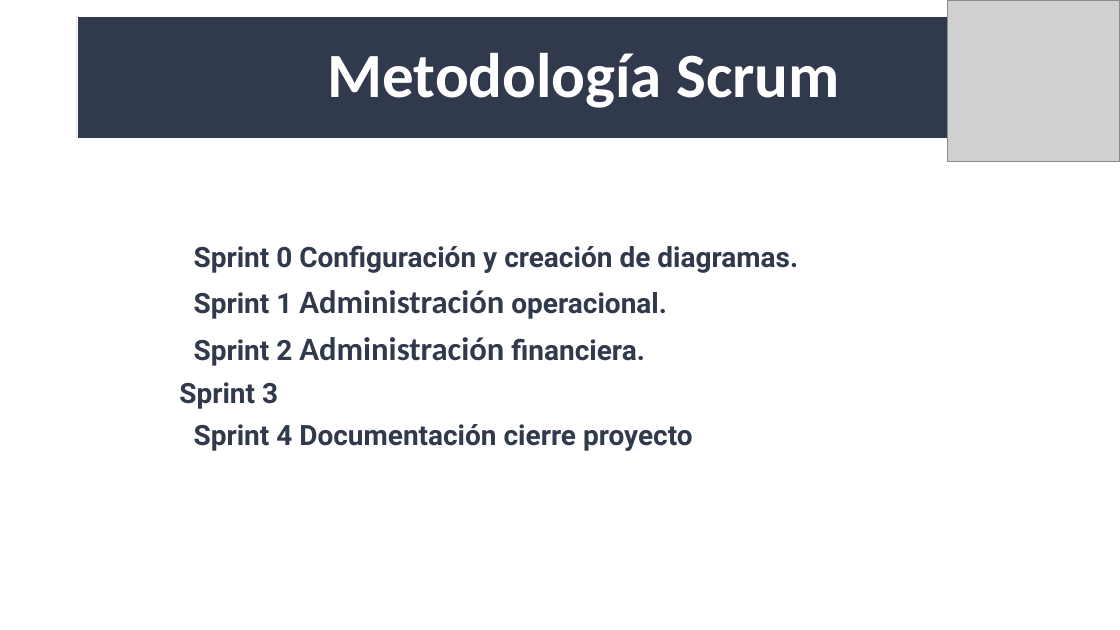
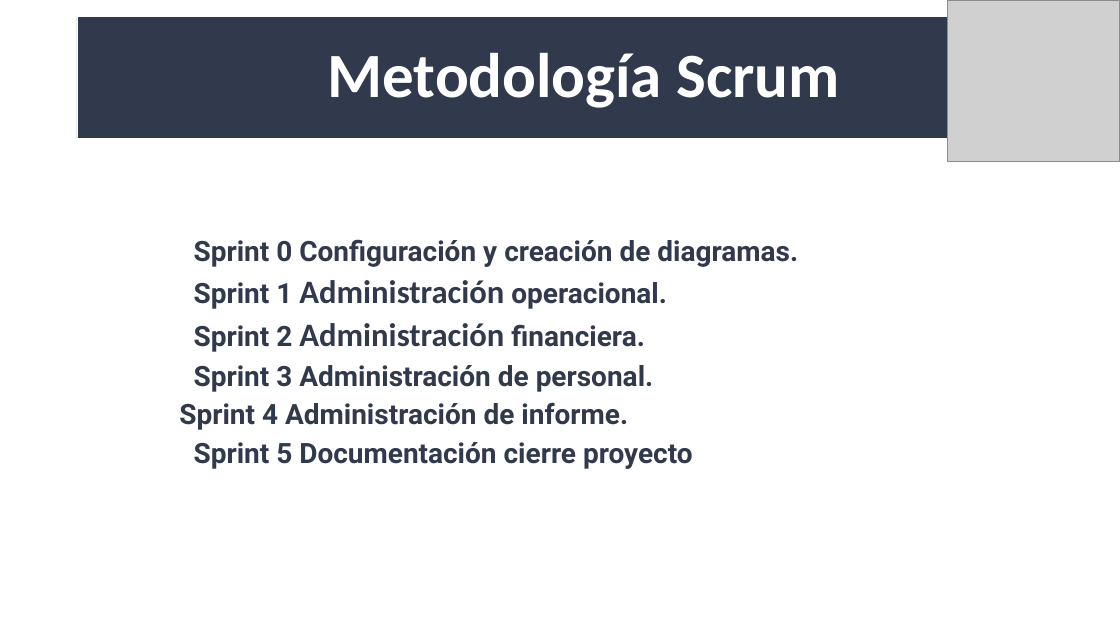
Before and after one commit to margsilva-sys/SOC_Capstone_2_2025_DuocUC_, a slide deck: slide 7 of Fase uno/Grupal/Presentación Proyecto. pptx.pptx. Drawn at 1120x630 pixels with LibreOffice and Linux fonts; fonts in the diff are those of the drawing; grey boxes stand for pictures. Boxes give left, top, right and bottom in pixels: in the first picture for what was removed or moved away, otherwise in the second. Text is boxed around its words. In the diff, an @@ line names an element or a change of style, - is before the commit and + after.

Commit message:
modif pres

```diff
--- a/Fase uno/Grupal/Presentación Proyecto. pptx.pptx
+++ b/Fase uno/Grupal/Presentación Proyecto. pptx.pptx
@@ text at (194,239,798,352): line spacing 0.9 to 0.8 @@
@@ text at (179,365,693,469): text changed @@
-Sprint 3
-Sprint 4 Documentación cierre proyecto
+Sprint 3 Administración de personal.
+Sprint 4 Administración de informe.
+Sprint 5 Documentación cierre proyecto
```
